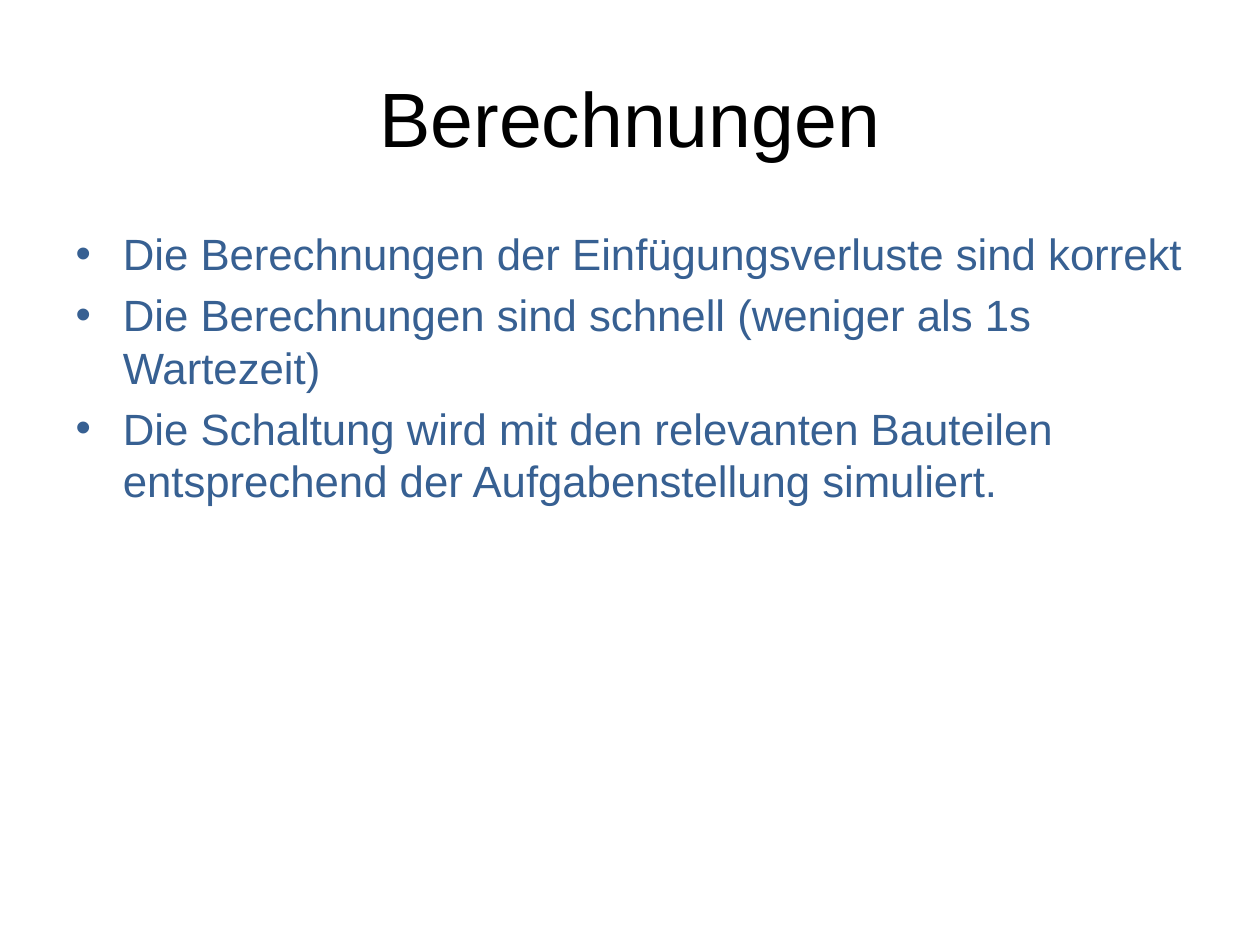
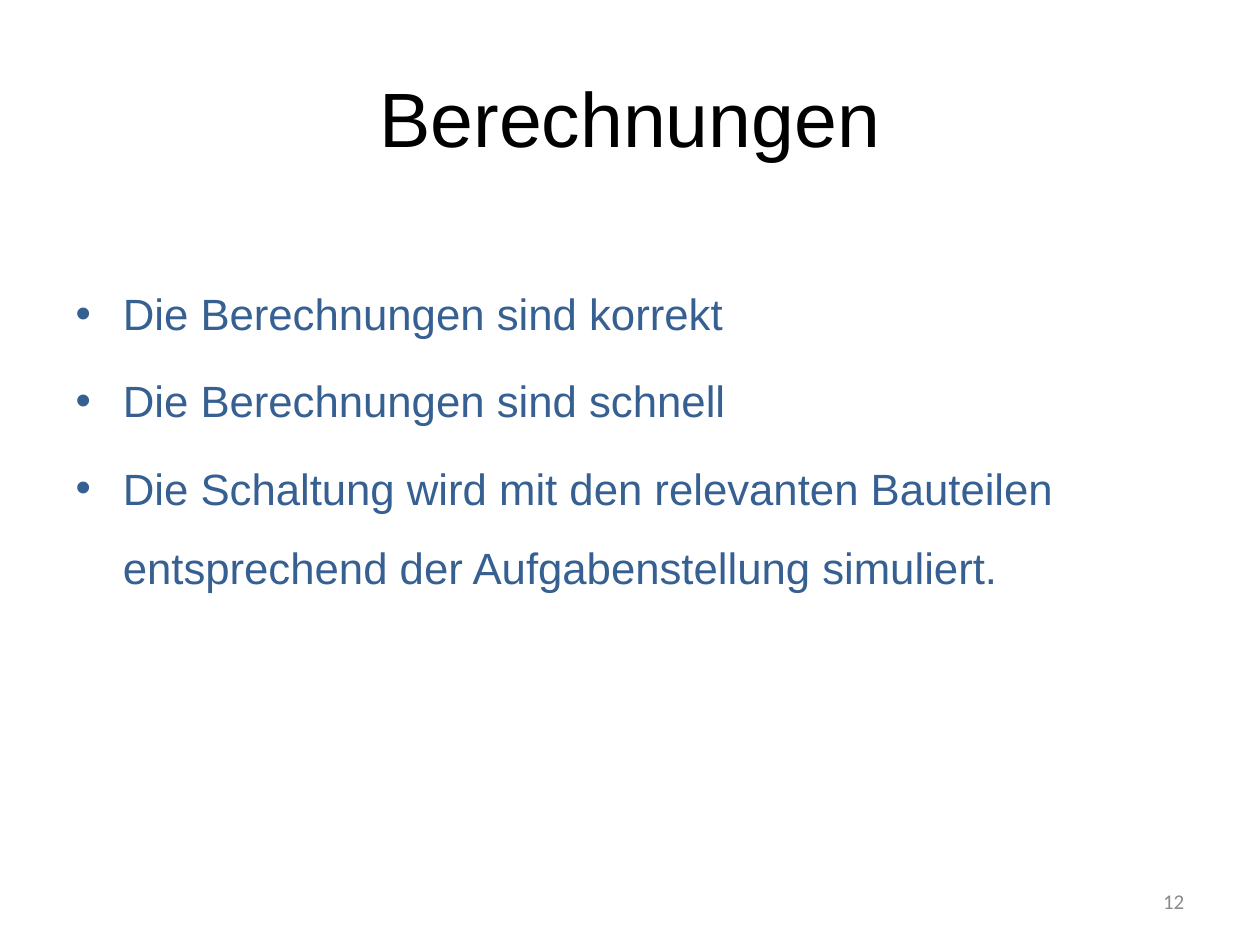
Before and after one commit to marinataborda/P2Organisation, a slide deck: slide 12 of Präsentationen/ZwischenPresäntation.pptx (slide 11 before the commit). Drawn at 1260x945 pixels with LibreOffice and Linux fonts; fonts in the diff are those of the drawing. Boxes give left, top, right and bottom in pixels: in the first picture for what was removed or moved away, otherwise in the second. Text is boxed around its words. In the diff, an @@ line names an element or a change of style, - is before the commit and + after.

```diff
--- a/Präsentationen/ZwischenPresäntation.pptx
+++ b/Präsentationen/ZwischenPresäntation.pptx
@@ text "Die Berechnungen sind korrekt": place and size @@
-text "Die Berechnungen sind korrekt" at bbox=[123, 238, 1181, 506]
+text "Die Berechnungen sind korrekt" at bbox=[123, 298, 1053, 593]
@@ text at bbox=[123, 298, 725, 426]: text changed @@
-• Die Berechnungen der Einfügungsverluste sind korrekt
-• Die Berechnungen sind schnell (weniger als 1s Wartezeit)
+• Die Berechnungen sind korrekt
+• Die Berechnungen sind schnell
@@ text at bbox=[123, 473, 1053, 593]: line spacing 1 to 1.5 @@
@@ page number added at bbox=[1163, 895, 1184, 909], 12 pt, text #8C8C8C @@
+12
```
Also in this commit, not shown: 6 other slides changed, 12 slides added, 7 slides removed, 2 other files.
